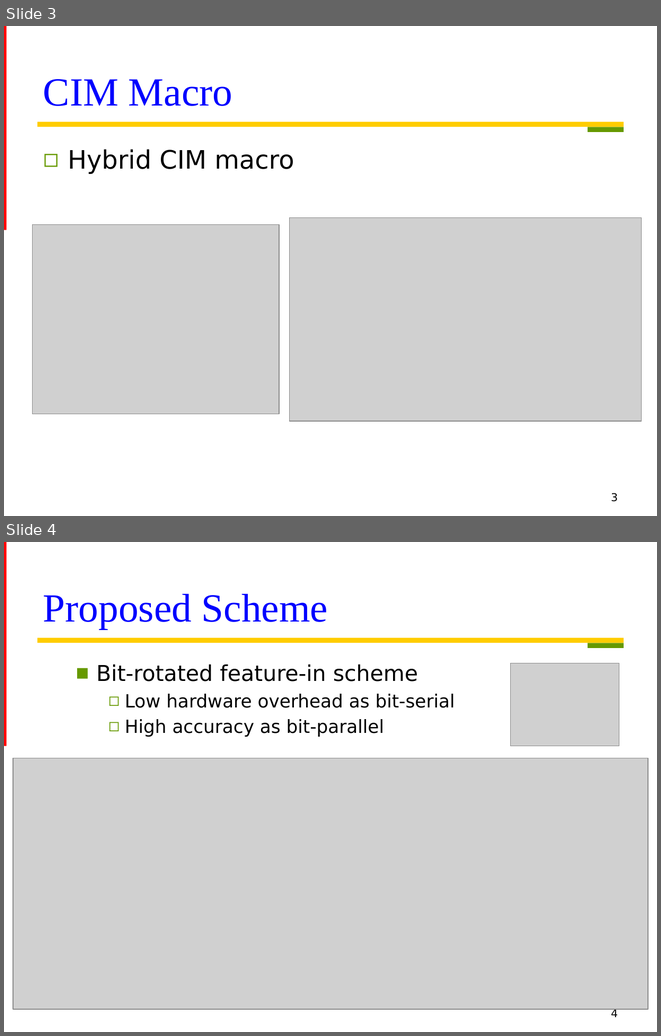
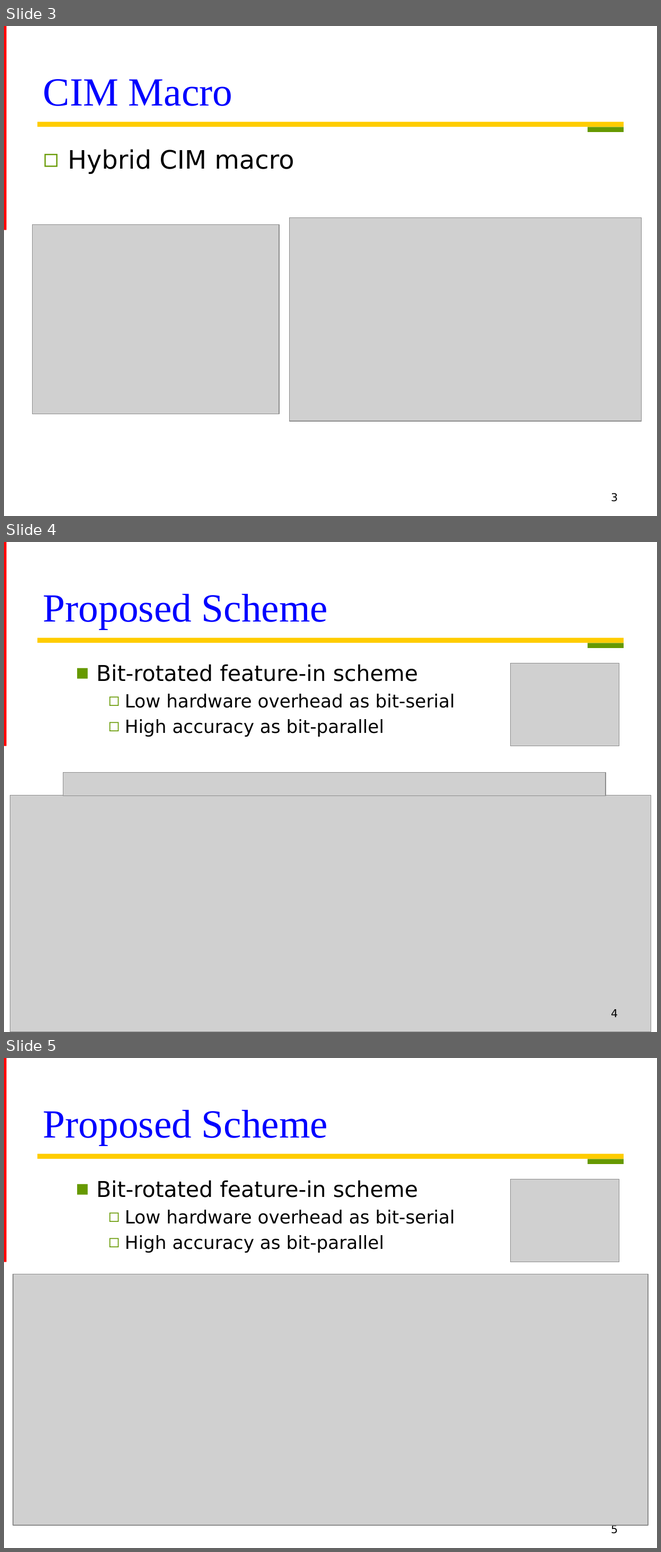
Before and after one commit to Oniontow/TTLiu_Project, a slide deck: papers/new new stone.pptx. Shown one above the other, each under a label of ours: slides 3 and 4 before the commit, slides 3, 4 and 5 after it. The pictures are 661x1036 and 661x1552 pixels, drawn with LibreOffice and Linux fonts; fonts in the diff are those of the drawing; grey boxes stand for pictures. Boxes give left, top, right and bottom in pixels: in the first picture for what was removed or moved away, otherwise in the second. Text is boxed around its words. In the diff, an @@ line names an element or a change of style, - is before the commit and + after.

Commit message:
newn ewppt

```diff
--- a/papers/new new stone.pptx
+++ b/papers/new new stone.pptx
@@ slide 4 added at <box>4,542,657,1032</box>, background #FFFFFF; not listed: 3 template elements that a slide beside it also shows @@
@@ title added at <box>43,593,328,629</box>, 44 pt, text #0000FF @@
+Proposed Scheme
@@ text added at <box>96,664,455,737</box>, 20 pt, text #000000 @@
+  ■ Bit-rotated feature-in scheme
+    ◻ Low hardware overhead as bit-serial
+    ◻ High accuracy as bit-parallel
@@ picture added at <box>511,663,620,746</box> @@
@@ picture added at <box>63,773,606,796</box> @@
@@ picture added at <box>10,795,651,1032</box> @@
@@ page number added at <box>611,1009,618,1017</box>, 12 pt, text #000000 @@
+4
@@ what was slide 4 is now slide 5 @@
@@ page number at <box>611,1524,618,1533</box>: text changed @@
-4
+5
```
